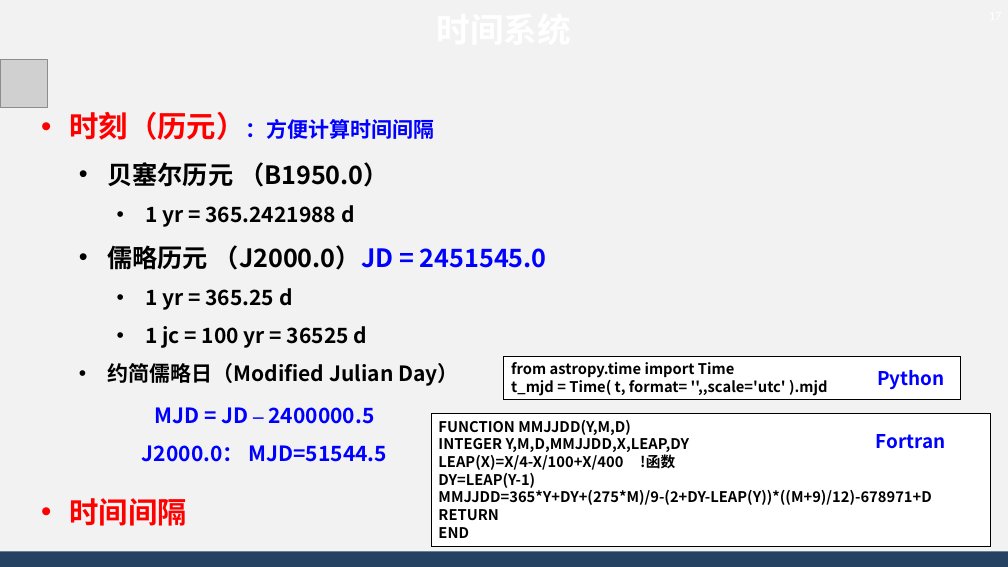
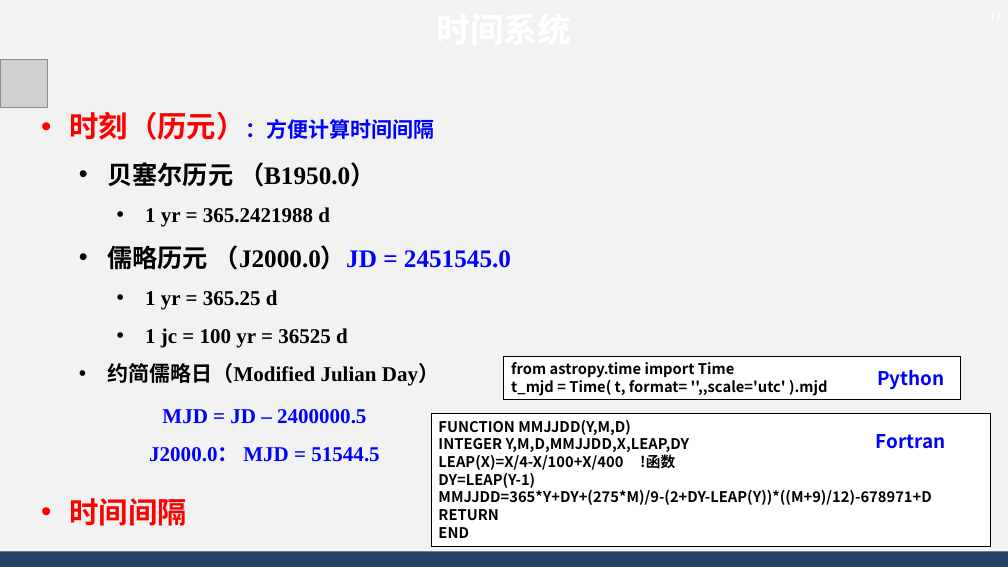
Before and after one commit to AsBackup/DAOSSA, a slide deck: slide 17 of 01 天球概念与时间系统.pptx. Drawn at 1008x567 pixels with LibreOffice and Linux fonts; fonts in the diff are those of the drawing; grey boxes stand for pictures; background and template pictures are left out. Boxes give left, top, right and bottom in pixels: in the first picture for what was removed or moved away, otherwise in the second. Text is boxed around its words. In the diff, an @@ line names an element or a change of style, - is before the commit and + after.

```diff
--- a/01 天球概念与时间系统.pptx
+++ b/01 天球概念与时间系统.pptx
@@ text "时刻（历元）：方便计算时间间隔" at [69, 112, 511, 526]: font Noto Sans CJK SC to Times New Roman @@
@@ text at [162, 409, 366, 424]: font Noto Sans CJK SC to Times New Roman in "MJD = JD 2400000.5" @@
@@ text at [149, 447, 379, 462]: text changed; font Noto Sans CJK SC to Times New Roman @@
-J2000.0： MJD=51544.5
+J2000.0： MJD = 51544.5
```
Also in this commit, not shown: 9 other slides changed, 2 other files.
